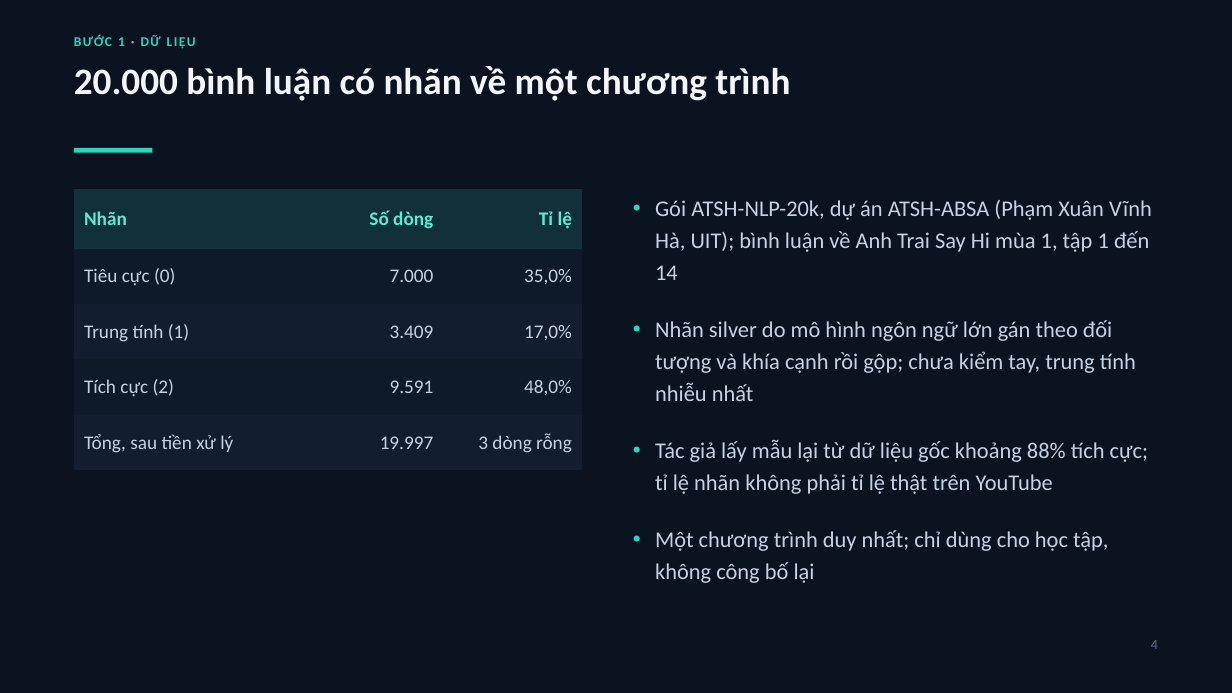
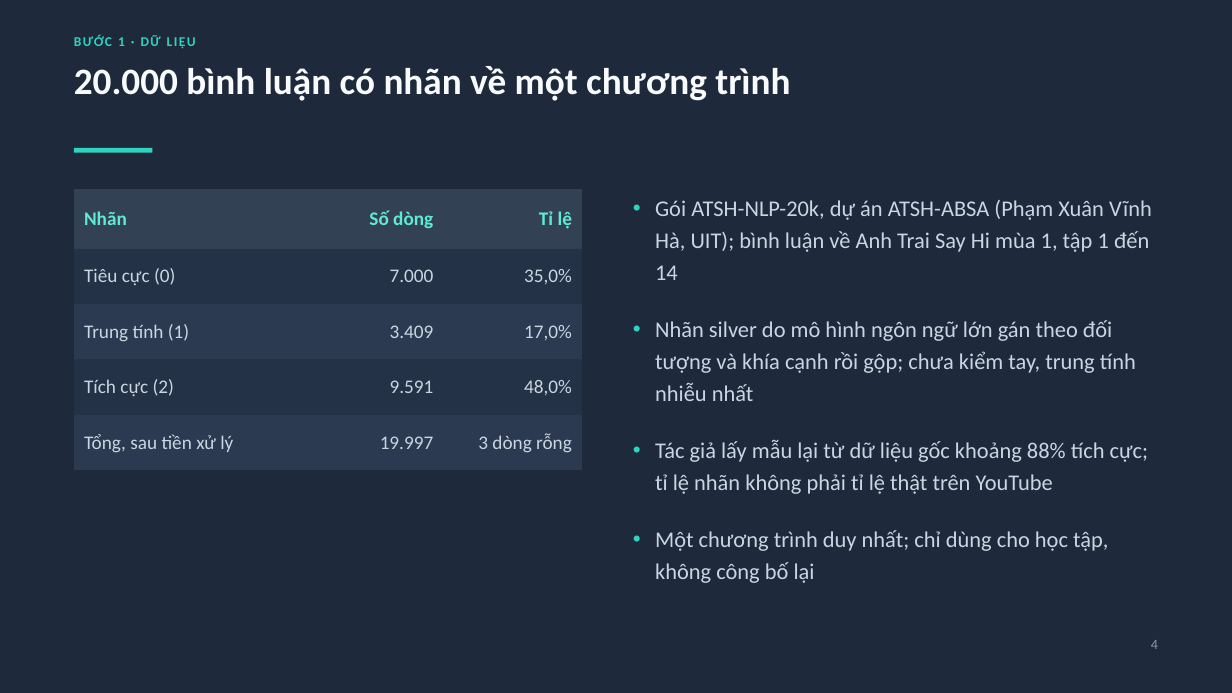
Before and after one commit to Phuhieu24/NLP_PhanTichBinhLuanYoutube, a slide deck: slide 4 of report/CS221_slide.pptx. Drawn at 1232x693 pixels with LibreOffice and Linux fonts; fonts in the diff are those of the drawing. Boxes give left, top, right and bottom in pixels: in the first picture for what was removed or moved away, otherwise in the second. Text is boxed around its words. In the diff, an @@ line names an element or a change of style, - is before the commit and + after.

Commit message:
feat(slides): ba bảng màu chọn bằng --theme, mặc định nền xám than
Bài thuyết trình trước đây khóa cứng một bảng màu nền xanh đen #0B1220,
chủ repo thấy tối quá khi trình chiếu.

- build_slides_pptx.py: THEMES gom ba bảng màu slate (#1E293B, mặc định),
  dark (#0B1220, bản cũ) và light (#FAFAF9, bản trước patch dark); cờ
  --theme và --out; THEME_IMAGES chọn bộ ảnh có nền khớp từng theme.
- build_dark_assets.py: cờ --theme dark|slate cho nền ma trận nhầm lẫn,
  cờ --skip-svg để chỉ vẽ lại ảnh mà không ghi đè hai SVG đã commit.
  Khối argparse đặt trước vòng lặp ghi SVG vì vòng lặp chạy ở cấp module.
- confusion_slate.png: ma trận nhầm lẫn nền #1E293B, thang màu chỉnh theo
  nền mới; confusion_dark.png giữ nguyên cho theme dark.
- CS221_slide.pptx dựng lại theme slate: 18 slide, đủ ghi chú người nói.

Nội dung slide không đổi, chỉ đổi màu. 146 kiểm thử vẫn qua.

```diff
--- a/report/CS221_slide.pptx
+++ b/report/CS221_slide.pptx
@@ background #0B1220 to #1E293B @@
@@ text "20.000 bình luận có nhãn ..." at (74,66,790,101): text colour #F2F6FB to #F8FAFC @@
@@ table at (74,189,582,470) @@
@@ fill #12303A to #334155 in row 1 @@
@@ fill #0E1929 to #243247 in 6 cells @@
@@ fill #121E30 to #2B3A50 in 6 cells @@
@@ text colour #C5D2E4 to #CBD5E1 in "Tiêu cực (0)", "7.000", "35,0%", "Trung tính (1)" and 8 more places @@
@@ text "Gói ATSH-NLP-20k, dự án ATSH-ABSA ..." at (655,200,1152,583): text colour #C5D2E4 to #CBD5E1 @@
@@ text "4" at (1151,640,1158,649): text colour #55688A to #8296B0 @@
```
Also in this commit, not shown: 17 other slides changed, 4 other files.
